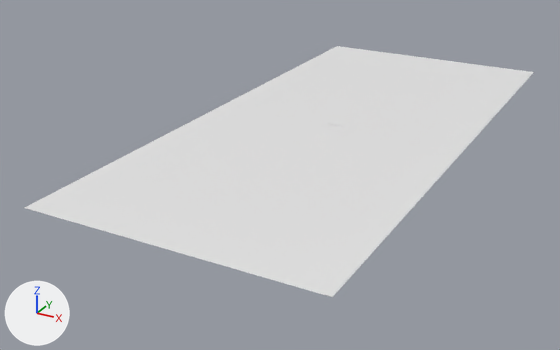
Two versions of the Blender file untitled.blend, one commit apart.
Rendered twice from a camera (50 mm lens) standing at (1468.0, -3226.0, 1284.0) and looking at (-186.0, -219.0, -220.0). Every picture has the same lights, and +X, +Y and +Z are marked at lower left.

The first picture shows 'flo'.
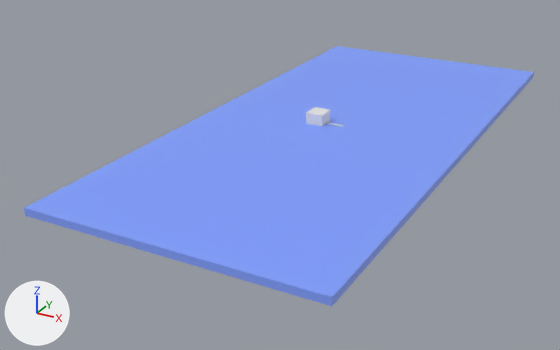
Where the change shows, as pixel boxes (x1, y1, x2, y2) in the pictures (560 x 350 px):
'flo', reshaped: before (25, 46, 534, 297); after (24, 46, 534, 306)
'Cube.001', added: after (306, 107, 330, 126)
part 1 of me_grid, added (blue): after (24, 73, 534, 306)
part 2 of me_grid, recoloured (white to blue): (25, 46, 534, 297) in both

Patch to the scene script:
```diff
--- a/untitled.blend.py
+++ b/untitled.blend.py
@@ mat_material_018 @@
+mat_material_018 = principled_material('Material.018')
+mat_material_018.base_color = (0.189, 0.323, 1.0)  # blue #789aff
+mat_material_018.roughness = 0.497
+mat_material_018.emission_color = (0.0254, 0.0254, 0.0254)  # black #2c2c2c
+mat_material_018.emission_strength = 1.0
@@ me_grid @@
 # used by ob_flo; location = (0.0, -2.0, 0.0); scale = (138.0, 301.0, 0.821)
-me_grid.from_pydata(...)  # 360 vertices, 323 faces; spans x -4.62..4.62, y -4.62..4.62, z 0.0
+me_grid.from_pydata(...)  # 792 vertices, 790 faces; spans x -4.62..4.62, y -4.62..4.62, z -40.41..0.0
+# me_grid part 1: 432 vertices added at x -4.62..4.62, y -4.62..4.62, z -40.41..0.0
+# me_grid part 2: 323 faces spanning x -4.62..4.62, y -4.62..4.62, z 0.0 switch from no material to mat_material_018 (blue #789aff)
@@ me_cube_002 @@
+me_cube_002.from_pydata([(-1.0, -1.0, -1.0), (-1.1, -0.99, 0.97), (-1.0, 1.0, -1.0), (-1.0, 1.0, 1.0), (1.0, -1.0, -1.0), (1.09, -1.0, 0.97), (1.0, 1.0, -1.0), (1.0, 1.0, 1.0)], [], [(0, 1, 3, 2), (2, 3, 7, 6), (6, 7, 5, 4), (4, 5, 1, 0), (2, 6, 4, 0), (7, 3, 1, 5)])
@@ ob_cube_001 @@
+ob_cube_001 = bpy.data.objects.new('Cube.001', me_cube_002)
+ob_cube_001.location = (-92.0, -4.0, 10.0)
+ob_cube_001.scale = (40.7, 47.3, 46.1)
```
